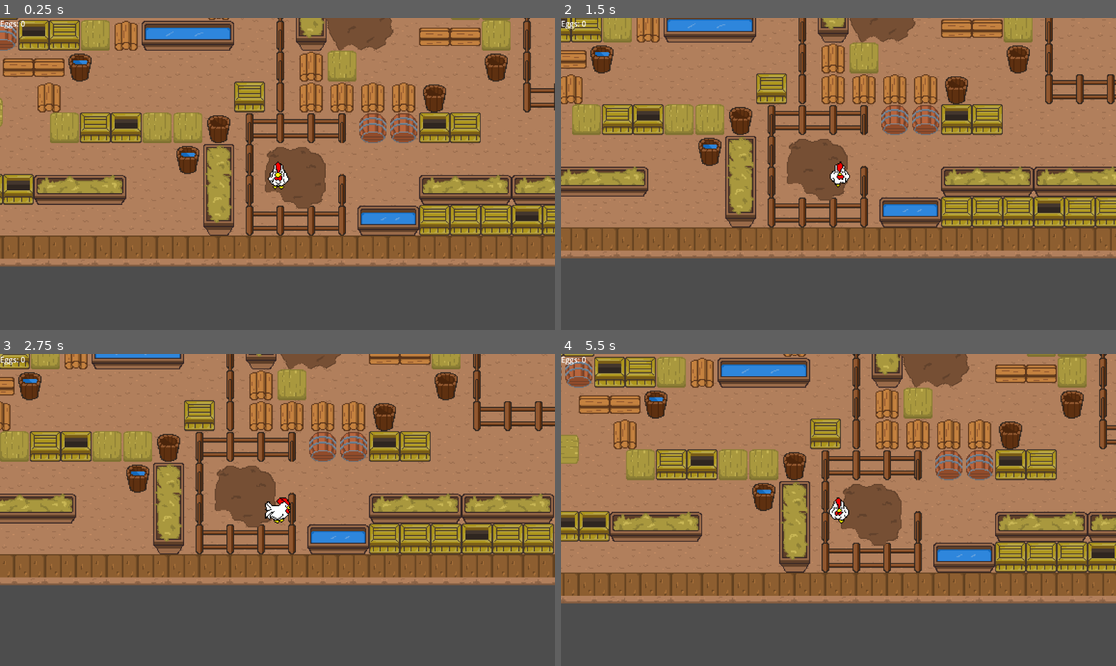
Above: before the commit, frames 1-4 (two rows, left to right).
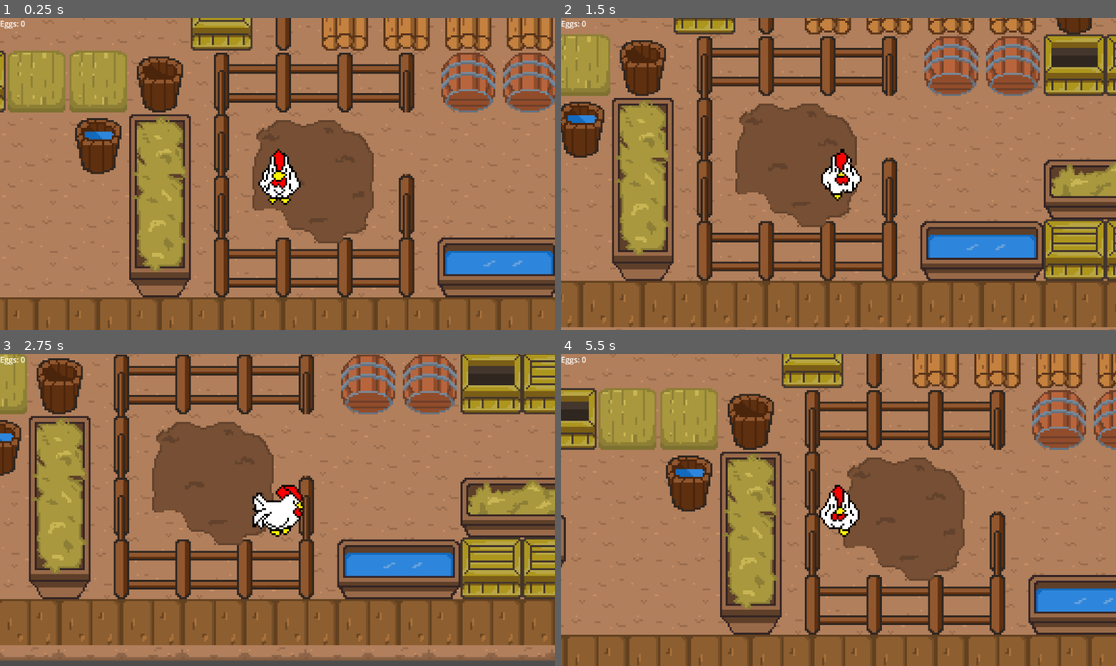
Above: after the commit, the same moments.

Repository: ayaolitoquit/Apex
Game: Godot game, scene res://scenes/game.tscn
Same seed, same stepped clock (60 frames per second), same inputs: the game is played once before the commit and once after it.
Inputs:
- Up to frame 1 (0.25 s): no input
- Up to frame 2 (1.5 s): hold D (move_right) 0.53-1.28 s; hold S (move_down) from 1.28 s (still down)
- Up to frame 3 (2.75 s): release S (move_down) at 2.03 s; hold D (move_right) from 2.03 s (still down)
- Up to frame 4 (5.5 s): release D (move_right) at 2.78 s; hold W (move_up) 2.78-3.53 s; hold A (move_left) 3.53-5.03 s; hold S (move_down) from 5.03 s (still down)

The runs differ from the first frame. In frame 1, 74% of the frame differs, in the area x 0-100%, y 0-100%; in frame 2, 74%; in frame 3, 74%; in frame 4, 75%.

Commit message:
Randomizer

Diff:
--- a/Scripts/RandomBuffNerf.gd
+++ b/Scripts/RandomBuffNerf.gd
@@ -3,19 +3,14 @@
 var rng = RandomNumberGenerator.new()
 var array = ["+50","-20", "Better luck next time"]
 
-# Called when the node enters the scene tree for the first time.
 func _ready():
-	rng.seed = 1
+	rng.seed = 10
 
-
-
-func _on_egg_body_entered(body):
+func _on_egg_3_body_entered(body):
 	print(rng.randi_range(1,3))
-
 
 func _on_egg_2_body_entered(body):
 	print(rng.randi_range(1,3))
 
-
-func _on_egg_3_body_entered(body):
+func _on_egg_body_entered(body):
 	print(rng.randi_range(1,3))
--- a/scenes/Randomizer.tscn
+++ b/scenes/Randomizer.tscn
@@ -45,3 +45,7 @@
 [node name="Wheel" type="AnimatedSprite2D" parent="."]
 sprite_frames = SubResource("SpriteFrames_j6aih")
 autoplay = "default"
+
+[node name="Hide Timer" type="Timer" parent="."]
+
+[connection signal="visibility_changed" from="Wheel" to="." method="_on_wheel_visibility_changed"]
--- a/scenes/main_menu.tscn
+++ /dev/null
@@ -1,26 +0,0 @@
-[gd_scene format=3 uid="uid://b3qerj4l3fweh"]
-
-[node name="Main Menu" type="Control"]
-layout_mode = 3
-anchors_preset = 15
-anchor_right = 1.0
-anchor_bottom = 1.0
-grow_horizontal = 2
-grow_vertical = 2
-
-[node name="MarginContainer" type="MarginContainer" parent="."]
-layout_mode = 0
-offset_right = 40.0
-offset_bottom = 40.0
-
-[node name="VBoxContainer" type="VBoxContainer" parent="MarginContainer"]
-layout_mode = 2
-
-[node name="Play" type="Button" parent="MarginContainer/VBoxContainer"]
-layout_mode = 2
-
-[node name="Tutorial" type="Button" parent="MarginContainer/VBoxContainer"]
-layout_mode = 2
-
-[node name="Credits" type="Button" parent="MarginContainer/VBoxContainer"]
-layout_mode = 2
--- a/scenes/player.tscn
+++ b/scenes/player.tscn
@@ -242,4 +242,4 @@
 
 [node name="Camera2D" type="Camera2D" parent="."]
 visibility_layer = 2
-zoom = Vector2(2, 2)
+zoom = Vector2(4, 4)
Binary file added: assets/PressStart2P-Regular.ttf
Not shown, added: assets/PressStart2P-Regular.ttf.import
